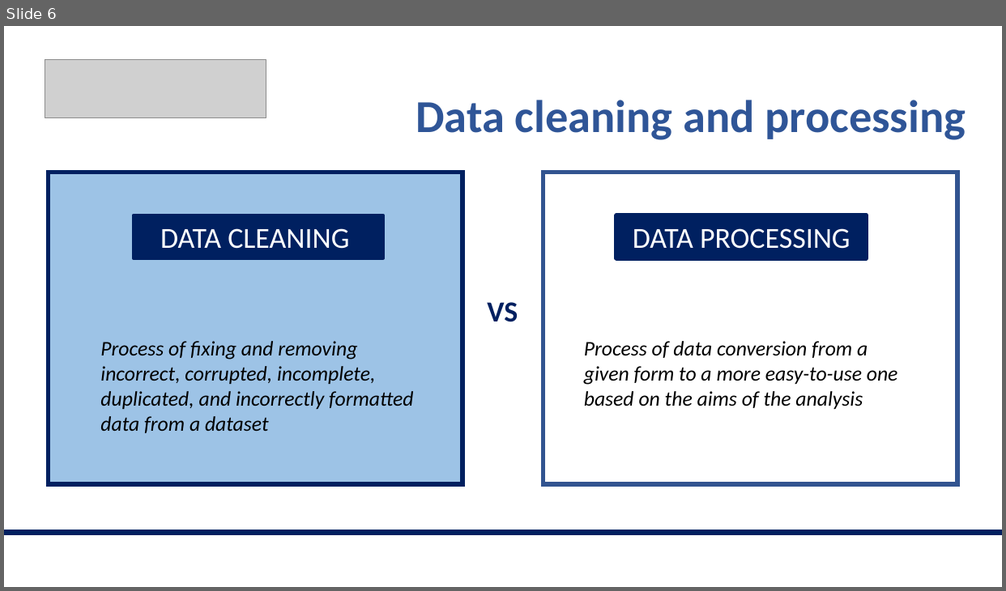
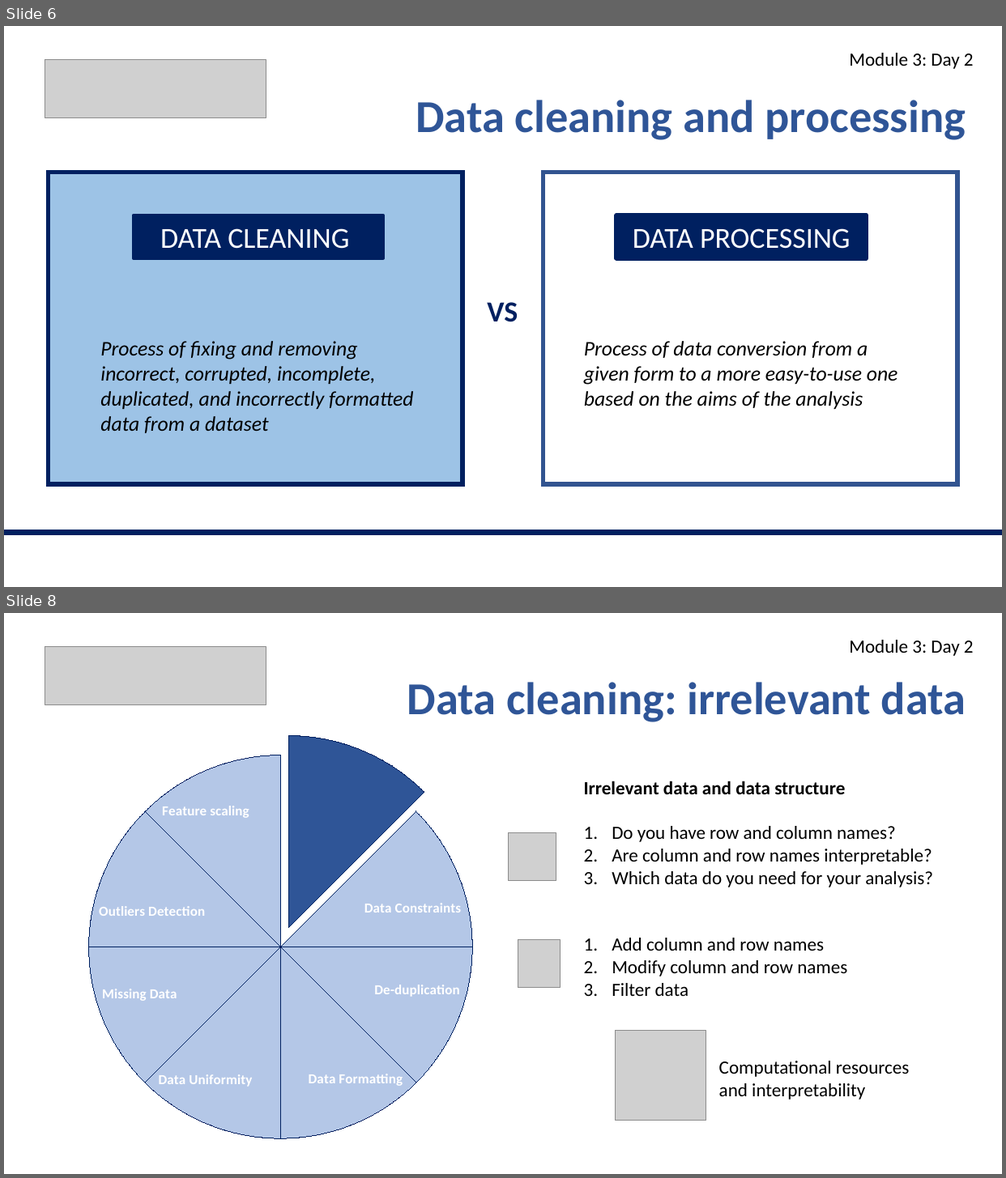
Before and after one commit to valegiunchiglia/2022-Module3-ImperialCollege, a slide deck: Day2/Day2.pptx. Shown one above the other, each under a label of ours: slide 6 before the commit, slides 6 and 8 after it; the slides between them are not shown. The pictures are 1006x591 and 1006x1178 pixels, drawn with LibreOffice and Linux fonts; fonts in the diff are those of the drawing; grey boxes stand for pictures. Boxes give left, top, right and bottom in pixels: in the first picture for what was removed or moved away, otherwise in the second. Text is boxed around its words. In the diff, an @@ line names an element or a change of style, - is before the commit and + after.

```diff
--- a/Day2/Day2.pptx
+++ b/Day2/Day2.pptx
@@ slide 8 added at (4,613,1002,1174), background #FFFFFF @@
@@ picture added at (45,647,266,705) @@
@@ text added at (849,640,974,656), 18 pt, text #000000 @@
+Module 3: Day 2
@@ text added at (407,682,966,722), 44 pt, text #2F5597, bold @@
+Data cleaning: irrelevant data
@@ pie chart added at (4,693,637,1174) @@
+categories: Irrelevant data and data structure, Data Constraints, De-duplication, Data Formatting, Data Uniformity, Missing Data, Outliers Detection, Feature scaling
+Series 1: 12, 12, 12, 12, 12, 12, 12, 12, -
@@ text added at (584,781,933,888), 18 pt, text #000000 @@
+  Irrelevant data and data structure
+  1. Do you have row and column names?
+  2. Are column and row names interpretable?
+  3. Which data do you need for your analysis?
@@ picture added at (508,833,556,881) @@
@@ picture added at (518,940,560,988) @@
@@ text added at (612,938,847,996), 18 pt, text #000000 @@
+  1. Add column and row names
+  2. Modify column and row names
+  3. Filter data
@@ picture added at (616,1030,706,1121) @@
@@ text added at (719,1061,910,1100), 18 pt, text #000000 @@
+Computational resources and interpretability
@@ slide 6 changed as well @@
@@ text added at (849,53,974,69), 18 pt, text #000000 @@
+Module 3: Day 2
```
Also in this commit, not shown: 6 other slides changed, 8 other slides added, 2 other files.
